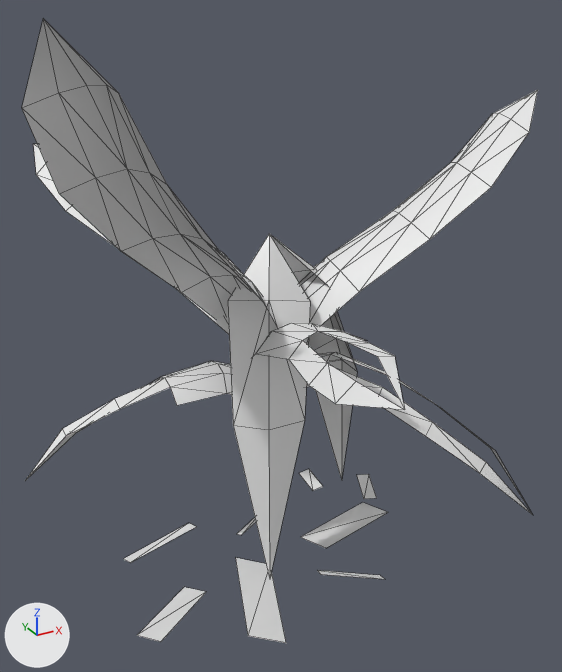
Before and after pictures for a commit that changed the OBJ model game/assets/models/plants/SM_Plant_HeliconiaFlowering_Leaf_LOD1.obj.
The view is the same before and after, from a 50 mm camera at (-1.78, -3.36, 2.96) aimed at (0.0, -0.12, 1.34). Lighting does not change. The marker at lower left points along +X, +Y and +Z. The first picture is the older version. Mesh edges are drawn as thin lines. Where no turn or scale is listed for an object, it has been applied to the vertices. Vertices at exactly the same position are counted once.

Script lines for the objects in view, before the commit:
```python
me_sm_plant_heliconiaflowering_leaf_lod1 = bpy.data.meshes.new('SM_Plant_HeliconiaFlowering_Leaf_LOD1')
me_sm_plant_heliconiaflowering_leaf_lod1.from_pydata(...)  # 221 vertices, 240 faces; spans x -1.33..1.37, y -1.47..1.3, z -0.03..2.89
ob_sm_plant_heliconiaflowering_leaf_lod1 = bpy.data.objects.new('SM_Plant_HeliconiaFlowering_Leaf_LOD1', me_sm_plant_heliconiaflowering_leaf_lod1)
ob_sm_plant_heliconiaflowering_leaf_lod1.location = (0.0, 0.0, 0.0)
```
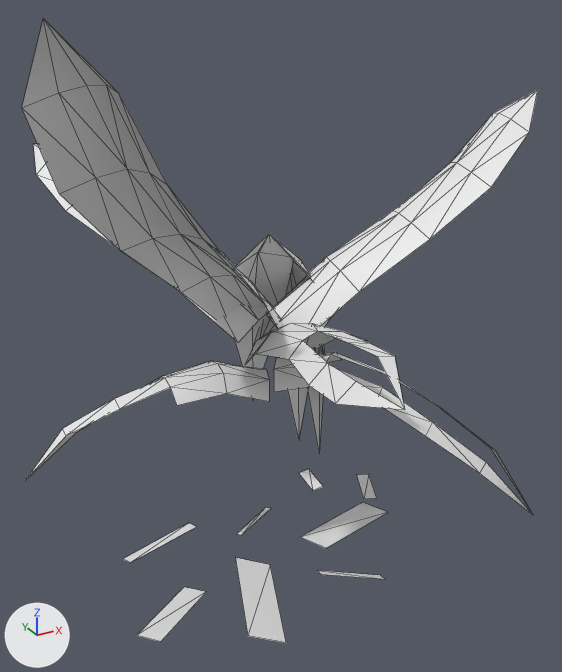
Where the change shows, as pixel boxes (x1, y1, x2, y2) in the pictures (562 x 672 px; the box of a moved part takes in the faces that stretch with it):
part 1 of me_sm_plant_heliconiaflowering_leaf_lod1, moved or reshaped
    before: (228, 234, 357, 578)
    after: (234, 234, 324, 454)

The change, as a diff of the scene's bpy script:
```diff
--- a/game/assets/models/plants/SM_Plant_HeliconiaFlowering_Leaf_LOD1.obj.py
+++ b/game/assets/models/plants/SM_Plant_HeliconiaFlowering_Leaf_LOD1.obj.py
@@ me_sm_plant_heliconiaflowering_leaf_lod1 @@
 # used by ob_sm_plant_heliconiaflowering_leaf_lod1; location = (0.0, 0.0, 0.0)
-me_sm_plant_heliconiaflowering_leaf_lod1.from_pydata(...)  # 221 vertices, 240 faces; spans x -1.33..1.37, y -1.47..1.3, z -0.03..2.89
+me_sm_plant_heliconiaflowering_leaf_lod1.from_pydata(...)  # 228 vertices, 248 faces; spans x -1.33..1.37, y -1.47..1.3, z -0.03..2.89
+# me_sm_plant_heliconiaflowering_leaf_lod1 part 1
+# 1 vertex is removed from x 0.01, y -0.36, z 0.96
+# 3 faces are deleted
+# 13 vertices move from x -0.34..0.5, y -0.4..0.2, z 0.06..1.62 to x -0.17..0.37, y -0.03..0.32, z 0.38..1.71
+# 8 vertices are added at x 0.14..0.46, y -0.1..0.38, z 0.31..1.64
+# 11 new faces join them
```
